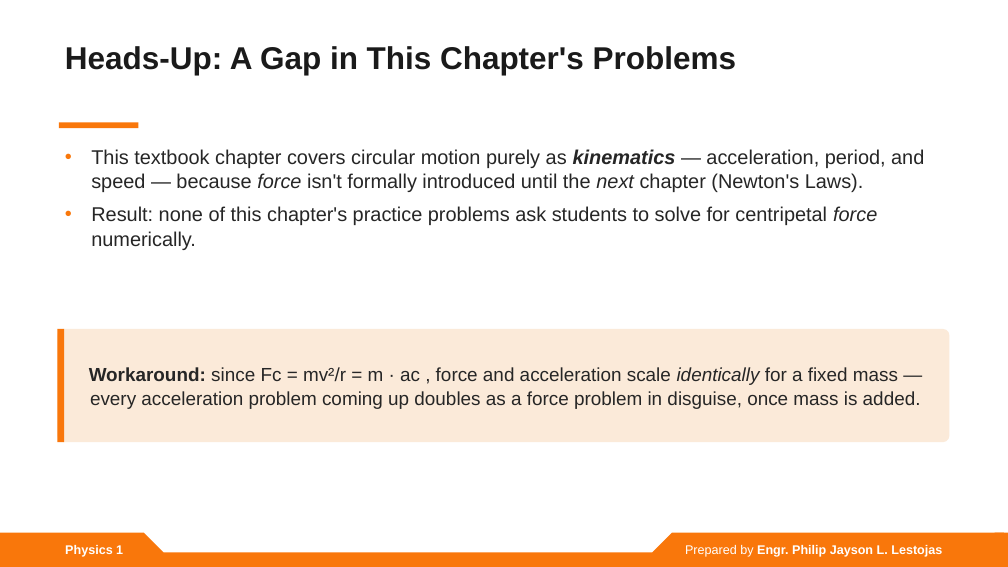
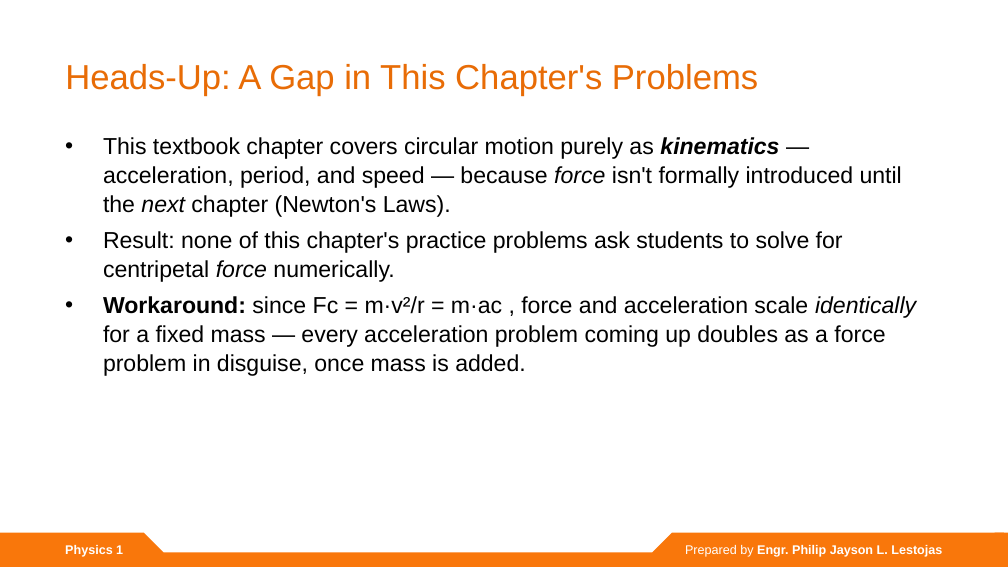
Before and after one commit to lestojas/physics, a slide deck: slide 17 of Projectile and Circular Motion.pptx. Drawn at 1008x567 pixels with LibreOffice and Linux fonts; fonts in the diff are those of the drawing. Boxes give left, top, right and bottom in pixels: in the first picture for what was removed or moved away, otherwise in the second. Text is boxed around its words. In the diff, an @@ line names an element or a change of style, - is before the commit and + after.

Commit message:
Revise deck to match template exactly (text-only content)
- Reuse the template's content-slide design: orange-gradient ExtraBold title + TT Hoves bulleted body
- Remove custom accent bars, equation bands, callout boxes, tables, and generated diagram images
- Convert comparison tables to template-style bullets; render equations as simple centered lines
- Body text auto-fits the template body box (keeps 28pt where content allows)

```diff
--- a/Projectile and Circular Motion.pptx
+++ b/Projectile and Circular Motion.pptx
@@ text "Heads-Up: A Gap in This ...": place and size @@
-text "Heads-Up: A Gap in This ..." at bbox=[65, 46, 736, 75]
+text "Heads-Up: A Gap in This ..." at bbox=[65, 64, 758, 96]
@@ text "Heads-Up: A Gap in This ..." at bbox=[65, 64, 758, 96]: size 30 to 33 pt, text colour #1A1A1A to gradient #B45404 to #E86C06 to #F9770B, bold off @@
@@ text "This textbook chapter covers circular ...": place and size @@
-text "This textbook chapter covers circular ..." at bbox=[91, 149, 924, 250]
+text "This textbook chapter covers circular ..." at bbox=[103, 137, 916, 376]
@@ rectangle removed at bbox=[59, 123, 138, 128] @@
@@ text at bbox=[103, 137, 902, 282]: size 19 to 22 pt, text colour #262626 to #000000 in "This textbook chapter covers circular motion purely ...", "Result: none of this chapter's practice problems ..."; indent changed; line spacing 1.03 to 1.04; less space between paragraphs @@
@@ text at bbox=[103, 296, 916, 376]: paragraph added @@
+• Workaround: since Fᴄ = m·v²/r = m·aᴄ , force and acceleration scale identically for a fixed mass — every acceleration problem coming up doubles as a force problem in disguise, once mass is added.
@@ rounded rectangle removed at bbox=[57, 329, 950, 442] @@
-Workaround: since Fᴄ = mv²/r = m · aᴄ , force and acceleration scale identically for a fixed mass — every acceleration problem coming up doubles as a force problem in disguise, once mass is added.
@@ rectangle removed at bbox=[57, 329, 64, 442] @@
```
Also in this commit, not shown: 21 other slides changed, 8 other files.
